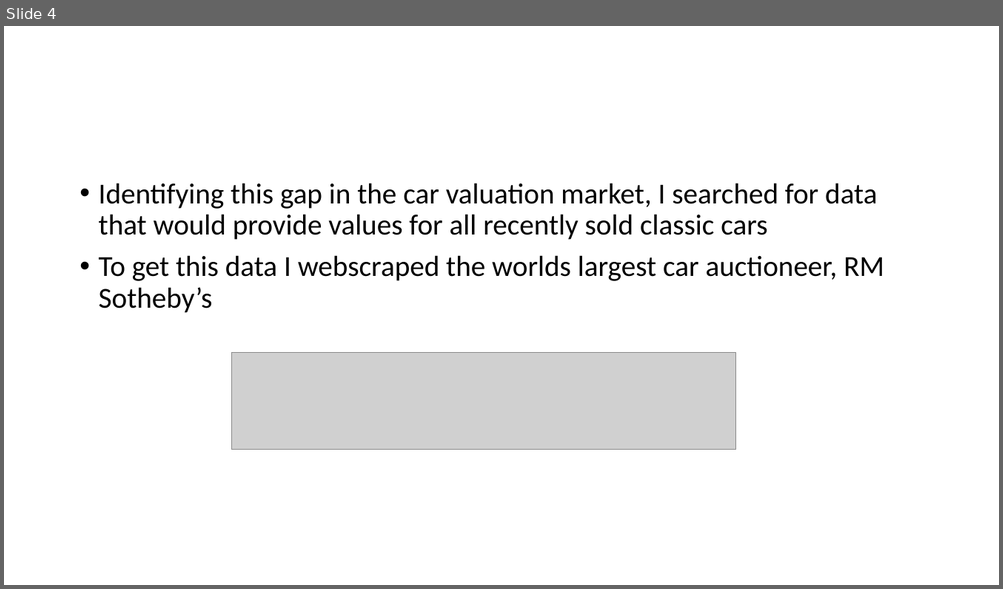
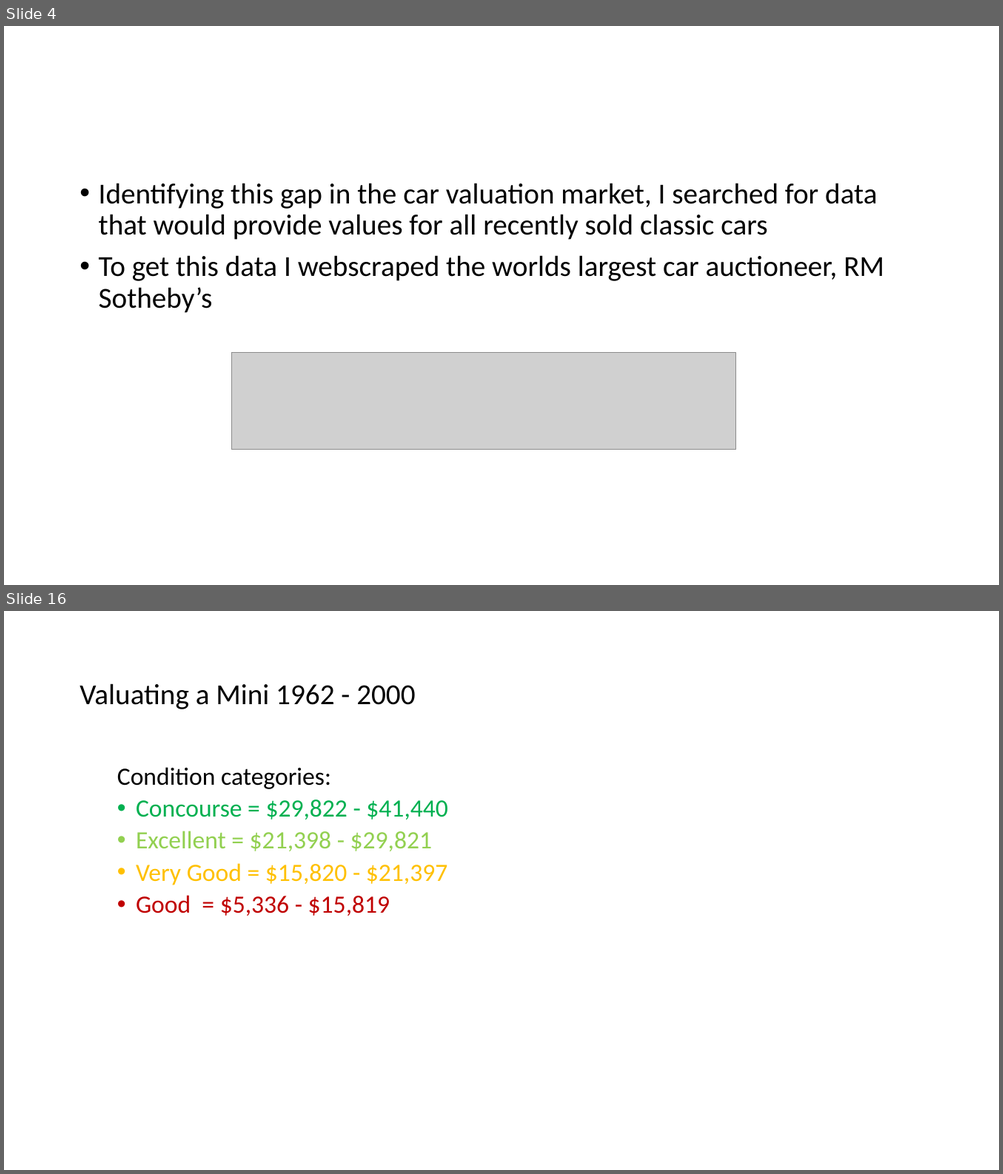
Before and after one commit to tonypennoyer/python_project, a slide deck: Tony_Pennoyer_Python_Proj_Presentation.pptx. Shown one above the other, each under a label of ours: slide 4 before the commit, slides 4 and 16 after it; the slides between them are not shown. The pictures are 1003x589 and 1003x1174 pixels, drawn with LibreOffice and Linux fonts; fonts in the diff are those of the drawing; grey boxes stand for pictures. Boxes give left, top, right and bottom in pixels: in the first picture for what was removed or moved away, otherwise in the second. Text is boxed around its words. In the diff, an @@ line names an element or a change of style, - is before the commit and + after.

```diff
--- a/Tony_Pennoyer_Python_Proj_Presentation.pptx
+++ b/Tony_Pennoyer_Python_Proj_Presentation.pptx
@@ slide 16 added at (4, 611, 999, 1170), background #FFFFFF @@
@@ title added at (79, 684, 415, 709), 28 pt, text #000000 @@
+Valuating a Mini 1962 - 2000
@@ text added at (117, 767, 447, 916), 24 pt, text #00B050 @@
+  Condition categories:
+  • Concourse = $29,822 - $41,440
+  • Excellent = $21,398 - $29,821
+  • Very Good = $15,820 - $21,397
+  • Good = $5,336 - $15,819
```
Also in this commit, not shown: 6 slides changed, 15 other slides added, 4 slides removed, 1 other file.
